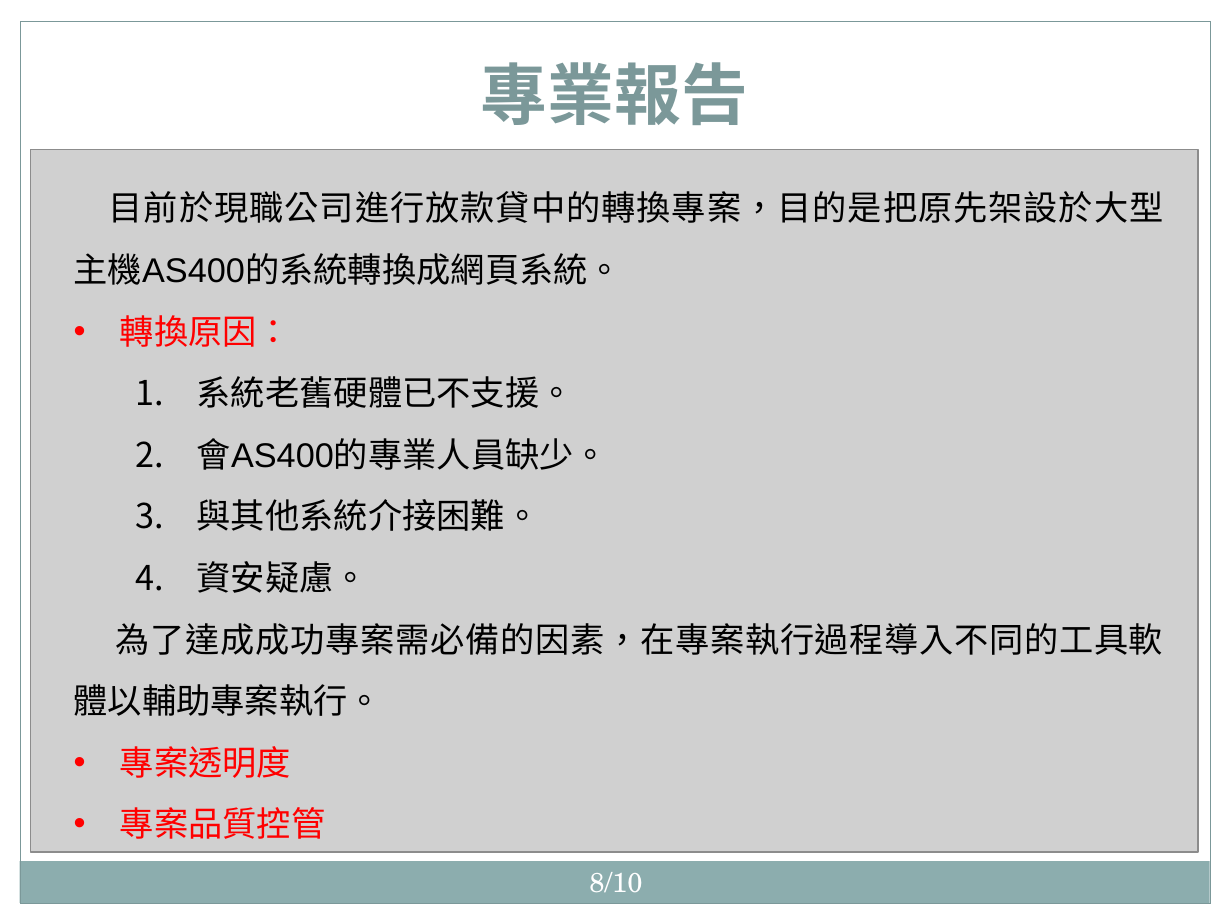
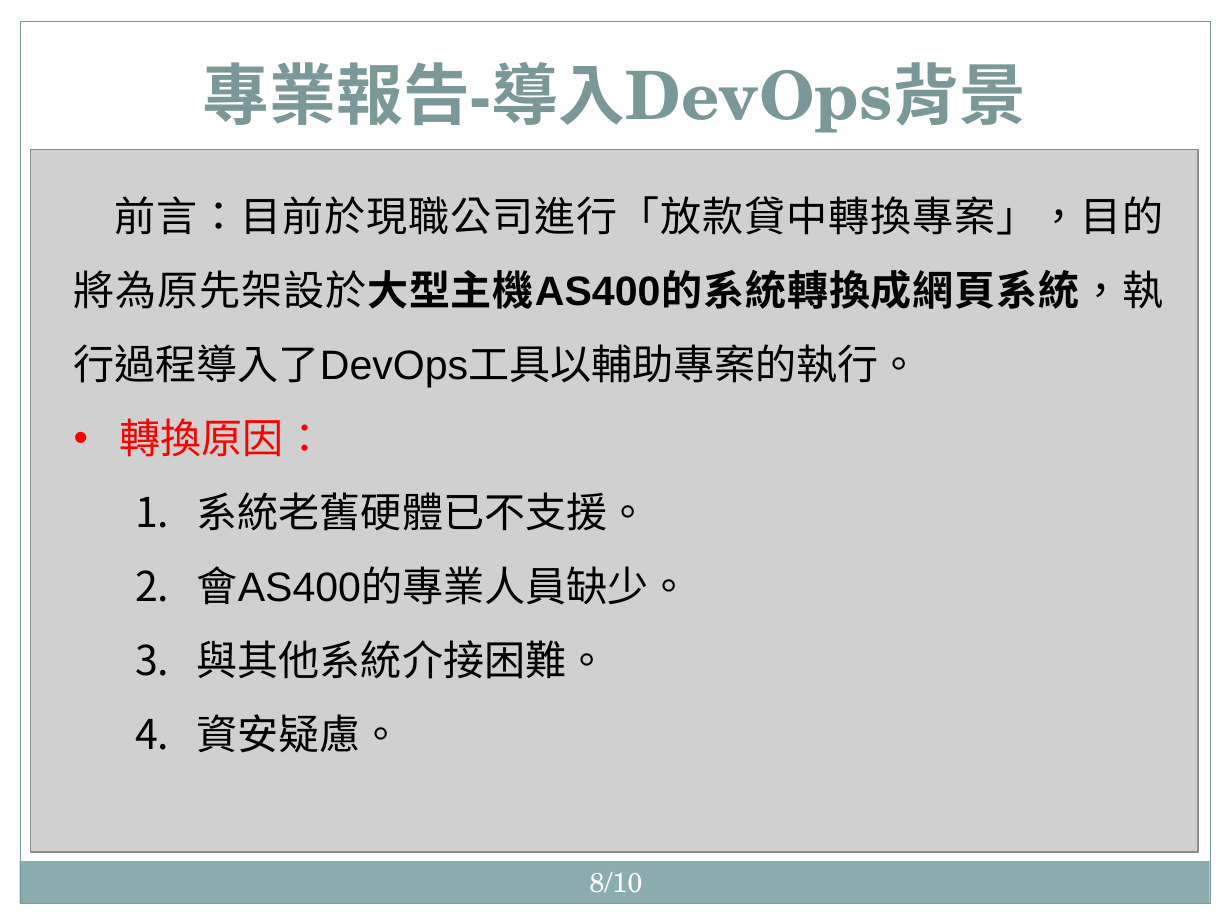
Before and after one commit to hrne/FINAL_REPORT, a slide deck: slide 8 of twu/面試/數據通信分公司_附件CHK-01簡報_1100427_涂宇欣.pptx. Drawn at 1232x924 pixels with LibreOffice and Linux fonts; fonts in the diff are those of the drawing; grey boxes stand for pictures; background and template pictures are left out. Boxes give left, top, right and bottom in pixels: in the first picture for what was removed or moved away, otherwise in the second. Text is boxed around its words. In the diff, an @@ line names an element or a change of style, - is before the commit and + after.

Commit message:
0422

```diff
--- a/twu/面試/數據通信分公司_附件CHK-01簡報_1100427_涂宇欣.pptx
+++ b/twu/面試/數據通信分公司_附件CHK-01簡報_1100427_涂宇欣.pptx
@@ title at box(203, 62, 1026, 133): text changed @@
-專業報告
+專業報告-導入DevOps背景
@@ text at box(74, 196, 1164, 388): text changed; size 20 to 24 pt @@
-目前於現職公司進行放款貸中的轉換專案，目的是把原先架設於大型主機AS400的系統轉換成網頁系統。
+前言：目前於現職公司進行「放款貸中轉換專案」，目的將為原先架設於大型主機AS400的系統轉換成網頁系統，執行過程導入了DevOps工具以輔助專案的執行。
@@ text at box(120, 418, 690, 753): size 20 to 24 pt in "轉換原因：", "系統老舊硬體已不支援。", "會AS400的專業人員缺少。", "與其他系統介接困難。" and 1 more places @@
@@ text at box(74, 623, 1163, 839): paragraphs removed @@
-為了達成成功專案需必備的因素，在專案執行過程導入不同的工具軟體以輔助專案執行。
-• 專案透明度
-• 專案品質控管
```
Also in this commit, not shown: 2 other slides changed, 1 slide added, 1 slide removed.
